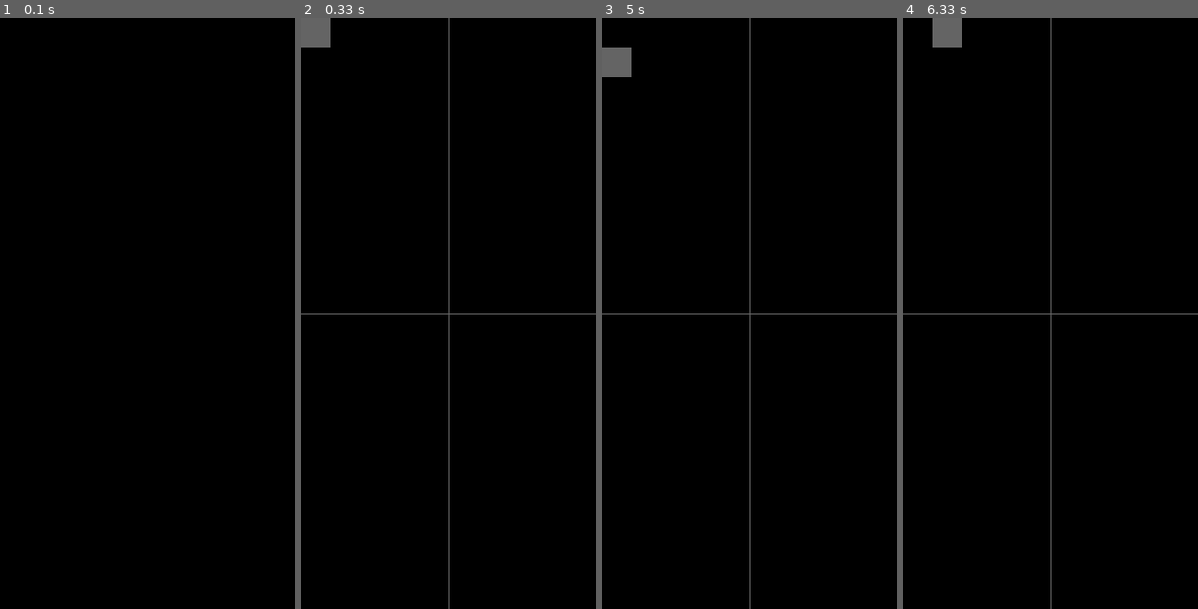
Above: before the commit, frames 1-4 (left to right).
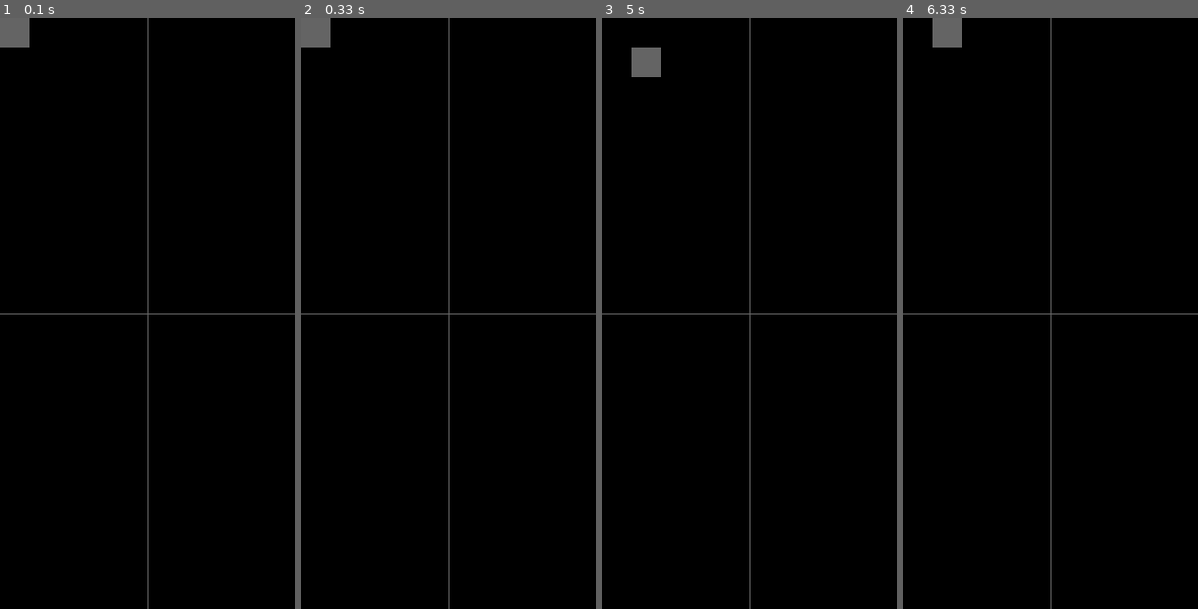
Above: after the commit, the same moments.

Repository: Andreas-Svensson/python
Game: pygame game, started from Explorations/Tetris/learning_pygame.py
The game is run twice, just before and just after one commit, with the same random seed, the same clock (stepped at 60 frames per second) and the same inputs.
Inputs:
- Up to frame 1 (0.1 s): no input
- Up to frame 2 (0.33 s): no input
- Up to frame 3 (5 s): hold Right 0.33-0.8 s; hold Right 1.17-1.63 s; hold Left 1.67-2.2 s; hold Down 2.23-2.53 s; hold Left 2.57-2.97 s; hold Up 3-3.37 s; hold Right 3.4-4.03 s; hold Down 4.07-4.43 s; hold Left 4.47-4.93 s; hold Right from 4.97 s (still down)
- Up to frame 4 (6.33 s): release Right at 5.43 s; hold Up 5.47-5.77 s; hold Right 5.8-6.27 s; hold Left from 6.3 s (still down)

The runs differ from the first frame. In frame 1, 1.0% of the frame differs, in the area x 0-100%, y 0-100%; in frame 2, nothing differs; in frame 3, 1.0%, in the area x 0-20%, y 5-10%; in frame 4, nothing differs.

Commit message:
updated game loop delay

Diff:
--- a/Explorations/Tetris/learning_pygame.py
+++ b/Explorations/Tetris/learning_pygame.py
@@ -24,7 +24,7 @@
 vel = 30 # change factor of velocity for input move commands
 
 while 1:
-    pygame.time.delay(100) # set a delay of n ms
+    pygame.time.delay(10) # set a delay of n ms
 
     # ----- events -----
     events = pygame.event.get()
